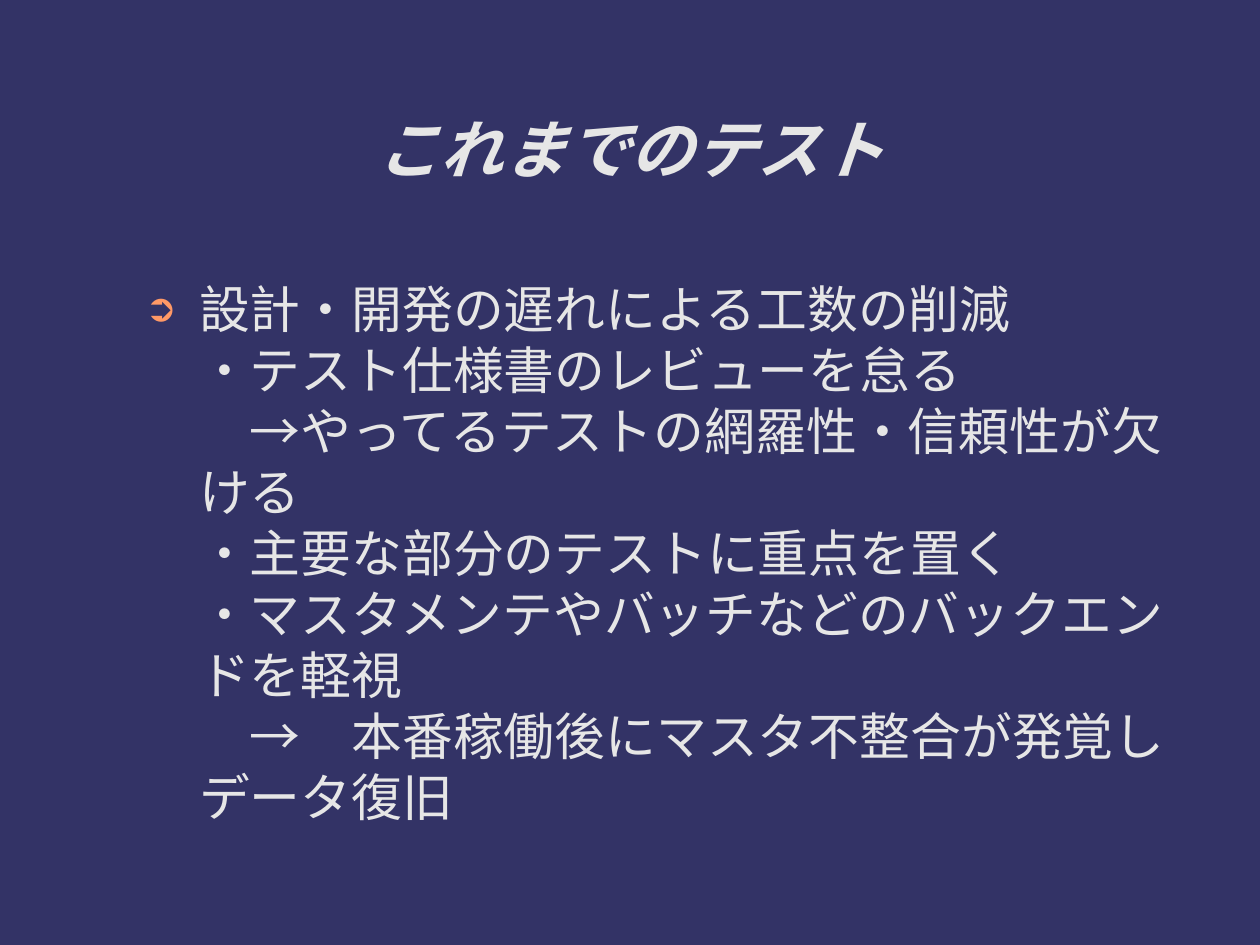
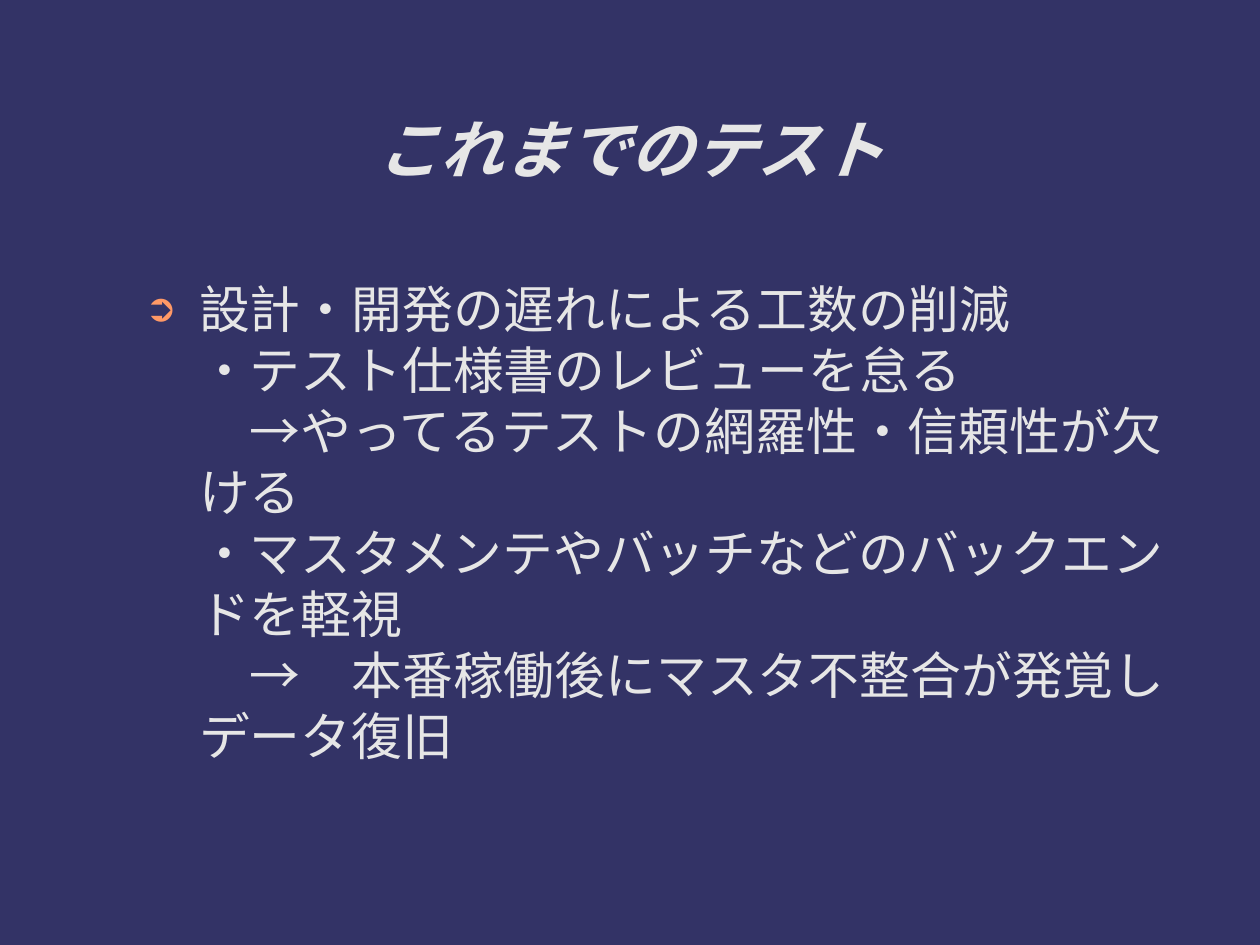
Before and after one commit to ichylinux/daddy, a slide deck: slide 8 of doc/concept.odp. Drawn at 1260x945 pixels with LibreOffice and Linux fonts; fonts in the diff are those of the drawing. Boxes give left, top, right and bottom in pixels: in the first picture for what was removed or moved away, otherwise in the second. Text is boxed around its words. In the diff, an @@ line names an element or a change of style, - is before the commit and + after.

```diff
--- a/doc/concept.odp
+++ b/doc/concept.odp
@@ text at (199,285,1164,759): text changed @@
-➲ 設計・開発の遅れによる工数の削減
-  ・テスト仕様書のレビューを怠る
-  →やってるテストの網羅性・信頼性が欠ける
-  ・主要な部分のテストに重点を置く
-  ・マスタメンテやバッチなどのバックエンドを軽視
-  → 本番稼働後にマスタ不整合が発覚しデータ復旧
+➲ 設計・開発の遅れによる工数の削減
+  ・テスト仕様書のレビューを怠る
+  →やってるテストの網羅性・信頼性が欠ける
+  ・マスタメンテやバッチなどのバックエンドを軽視
+  → 本番稼働後にマスタ不整合が発覚しデータ復旧
```
Also in this commit, not shown: 7 other slides changed.
